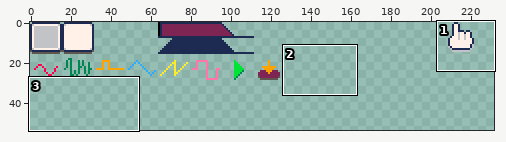
Two states of a pixel-art file, tiny-cli/sfx.aseprite. Above: a wide view before the commit, with the close-up outlined.
Close-up. As it was:
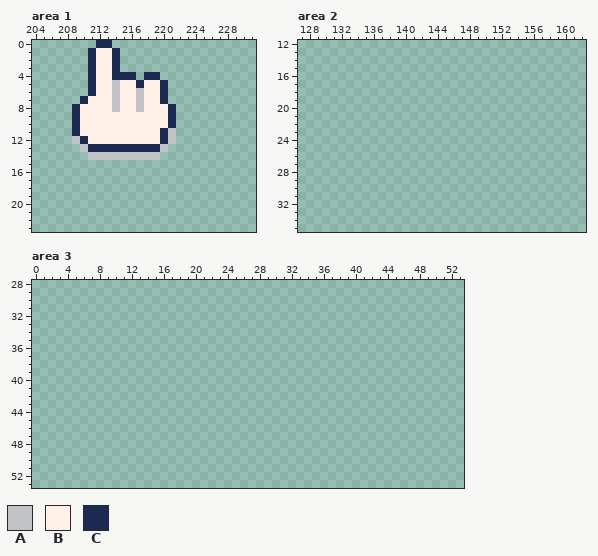
256x256 pixels, 1 frame. Shown: area 1: x 204..231, y 0..23; area 2: x 127..162, y 12..35; area 3: x 0..53, y 28..53. The wide view leaves out empty margins.
Palette (. is transparent): A #c2c3c7  B #fff1e8  C #1d2b53
Pixels before, area 1, first column x 209:
 0 ...CC........
 1 ..CBBC.......
 2 ..CBBC.......
 3 ..CBBC.......
 4 ..CBBCCC.CC..
 5 ..CBBABBCBBC.
 6 ..CBBABBABBC.
 7 .CBBBABBABBC.
 8 CBBBBABBABBBC
 9 CBBBBBBBBBBBC
10 CBBBBBBBBBBBC
11 CBBBBBBBBBBCA
12 ACBBBBBBBBBCA
13 .ACCCCCCCCCA.
14 ..AAAAAAAAA..
The same view after the edit:
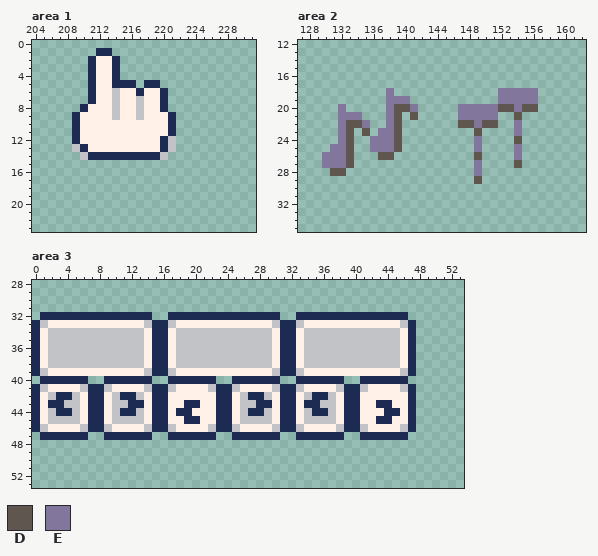
Colours new in this view: D #5f574f  E #83769c
Edits made:
Changed rows in their new state; - is an unchanged pixel.
Area 1, layer "Layer 1 #2":
first column x 209:
 0 ---..--------
 1 --.CC.-------
 4 ------..-..--
 5 -----CCC.CC.-
 6 --------C----
 7 -.C----------
 8 .C---------C.
 9 -----A--A----
11 -----------BC
12 CB-----------
13 ACBBBBBBBBBCA
14 -ACCCCCCCCCA-
Area 2, layer "Layer 1 #2":
first column x 130:
18 --------E-------------EEEEE
19 --------EEE-----------EEEEE
20 --E-----EDDE-----EEEEEDDEDD
21 --EEE---ED-D-----EEEEE--D--
22 --EDDE--ED-------DDEDD--E--
23 --ED-D-EED---------D----E--
24 --ED--EEED---------E----D--
25 -EED--EEED---------E----E--
26 EEED---DD----------D----E--
27 EEED---------------E----D--
28 -DD----------------E-------
29 -------------------D-------
Area 3, layer "Layer 1 #2":
first column x 0:
32 -CCCCCCCCCCCCCC--CCCCCCCCCCCCCC--CCCCCCCCCCCCCC-
33 CABBBBBBBBBBBBACCABBBBBBBBBBBBACCABBBBBBBBBBBBAC
34 CBAAAAAAAAAAAABCCBAAAAAAAAAAAABCCBAAAAAAAAAAAABC
35 CBAAAAAAAAAAAABCCBAAAAAAAAAAAABCCBAAAAAAAAAAAABC
36 CBAAAAAAAAAAAABCCBAAAAAAAAAAAABCCBAAAAAAAAAAAABC
37 CBAAAAAAAAAAAABCCBAAAAAAAAAAAABCCBAAAAAAAAAAAABC
38 CBAAAAAAAAAAAABCCBAAAAAAAAAAAABCCBAAAAAAAAAAAABC
39 CABBBBBBBBBBBBACCABBBBBBBBBBBBACCABBBBBBBBBBBBAC
40 -CCCCCC--CCCCCC--CCCCCC--CCCCCC--CCCCCC--CCCCCC-
41 CABBBBACCABBBBACCABBBBACCABBBBACCABBBBACCABBBBAC
42 CBACCABCCBACCABCCBBBBBBCCBACCABCCBACCABCCBBBBBBC
43 CBCCAABCCBAACCBCCBBCCBBCCBAACCBCCBCCAABCCBBCCBBC
44 CBACCABCCBACCABCCBCCBBBCCBACCABCCBACCABCCBBBCCBC
45 CBAAAABCCBAAAABCCBBCCBBCCBAAAABCCBAAAABCCBBCCBBC
46 CABBBBACCABBBBACCABBBBACCABBBBACCABBBBACCABBBBAC
47 -CCCCCC--CCCCCC--CCCCCC--CCCCCC--CCCCCC--CCCCCC-
Where, in picture pixels (left, top, right, bottom), the same in both close-ups:
changed: (72, 40, 176, 160)
added: (322, 88, 418, 176)
added: (458, 88, 538, 184)
added: (32, 312, 416, 440)
